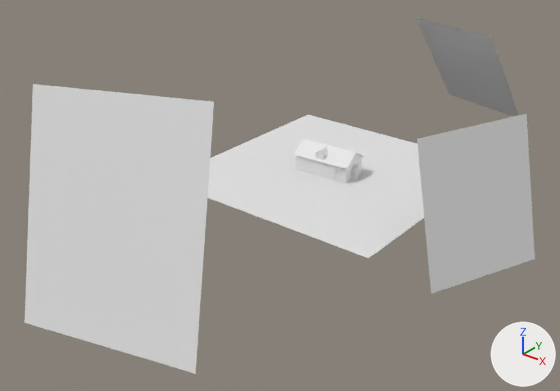
The OBJ model resources/abandoned-cottage-house/figure.obj: old version first, new version second.
Rendered twice from a camera (50 mm lens) standing at (212.0, -309.0, 167.0) and looking at (-6.0, -37.0, -1.0). Arrows for +X, +Y and +Z are at lower right; the lights stay in place. Where no turn or scale is listed for an object, it has been applied to the vertices.

The scene before the commit, as lines of its bpy script (objects in view):
```python
me_cube = bpy.data.meshes.new('Cube')
me_cube.from_pydata(...)  # 326 vertices, 478 faces; spans x -19.2..14.7, y -10.4..10.3, z 0.1..14.7
me_cube.materials.append(mat_cottage_texture)  # white #e7e7e7
me_ground = bpy.data.meshes.new('ground')
me_ground.from_pydata([(-63.2, -63.2, 0.1), (63.2, -63.2, 0.1), (-63.2, 63.2, 0.1), (63.2, 63.2, 0.1)], [], [(1, 2, 0), (1, 3, 2)])
me_ground.materials.append(mat_ground)  # white #e7e7e7
me_light_1 = bpy.data.meshes.new('light_1')
me_light_1.from_pydata([(69.6, -41.1, 49.0), (85.5, -46.9, -16.9), (93.5, 13.6, 50.0), (109.4, 7.8, -15.9)], [], [(1, 2, 0), (1, 3, 2)])
me_light_1.materials.append(mat_light_1)  # white #e7e7e7
me_light_2 = bpy.data.meshes.new('light_2')
me_light_2.from_pydata([(29.5, 114.5, 53.7), (39.4, 150.9, -4.5), (-29.1, 130.7, 53.8), (-19.2, 167.1, -4.4)], [], [(1, 2, 0), (1, 3, 2)])
me_light_2.materials.append(mat_light_1)  # white #e7e7e7
me_light_3 = bpy.data.meshes.new('light_3')
me_light_3.from_pydata([(41.0, -146.1, -20.1), (28.2, -117.0, 76.4), (-46.5, -161.2, -27.2), (-59.3, -132.1, 69.4)], [], [(1, 2, 0), (1, 3, 2)])
me_light_3.materials.append(mat_light_1)  # white #e7e7e7
ob_cube = bpy.data.objects.new('Cube', me_cube)
ob_cube.location = (0.0, 0.0, 0.0)
ob_ground = bpy.data.objects.new('ground', me_ground)
ob_ground.location = (0.0, 0.0, 0.0)
ob_light_1 = bpy.data.objects.new('light_1', me_light_1)
ob_light_1.location = (0.0, 0.0, 0.0)
ob_light_2 = bpy.data.objects.new('light_2', me_light_2)
ob_light_2.location = (0.0, 0.0, 0.0)
ob_light_3 = bpy.data.objects.new('light_3', me_light_3)
ob_light_3.location = (0.0, 0.0, 0.0)
```
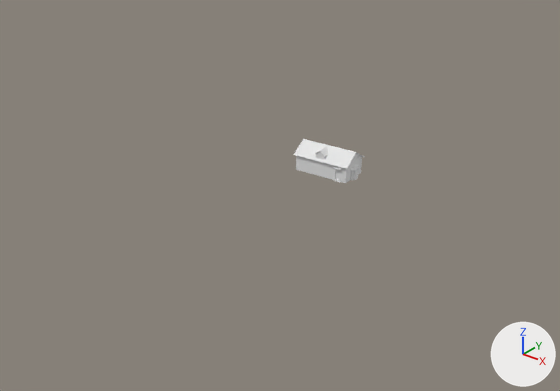
Edits to the scene script, one JSON object a line:
```json
{"op": "remove", "block": "ob_ground", "code": ["ob_ground = bpy.data.objects.new('ground', me_ground)", "ob_ground.location = (0.0, 0.0, 0.0)"]}
{"op": "remove", "block": "ob_light_1", "code": ["ob_light_1 = bpy.data.objects.new('light_1', me_light_1)", "ob_light_1.location = (0.0, 0.0, 0.0)"]}
{"op": "remove", "block": "ob_light_2", "code": ["ob_light_2 = bpy.data.objects.new('light_2', me_light_2)", "ob_light_2.location = (0.0, 0.0, 0.0)"]}
{"op": "remove", "block": "ob_light_3", "code": ["ob_light_3 = bpy.data.objects.new('light_3', me_light_3)", "ob_light_3.location = (0.0, 0.0, 0.0)"]}
```

Location of each change, [x1, y1, x2, y2] in pixels of the pictures (560 x 391 px):
```json
{"object": "light_3", "change": "deleted", "before": [25, 84, 214, 374]}
{"object": "ground", "change": "deleted", "before": [208, 115, 424, 258]}
{"object": "light_1", "change": "deleted", "before": [417, 114, 535, 294]}
{"object": "light_2", "change": "deleted", "before": [417, 18, 519, 117]}
```
